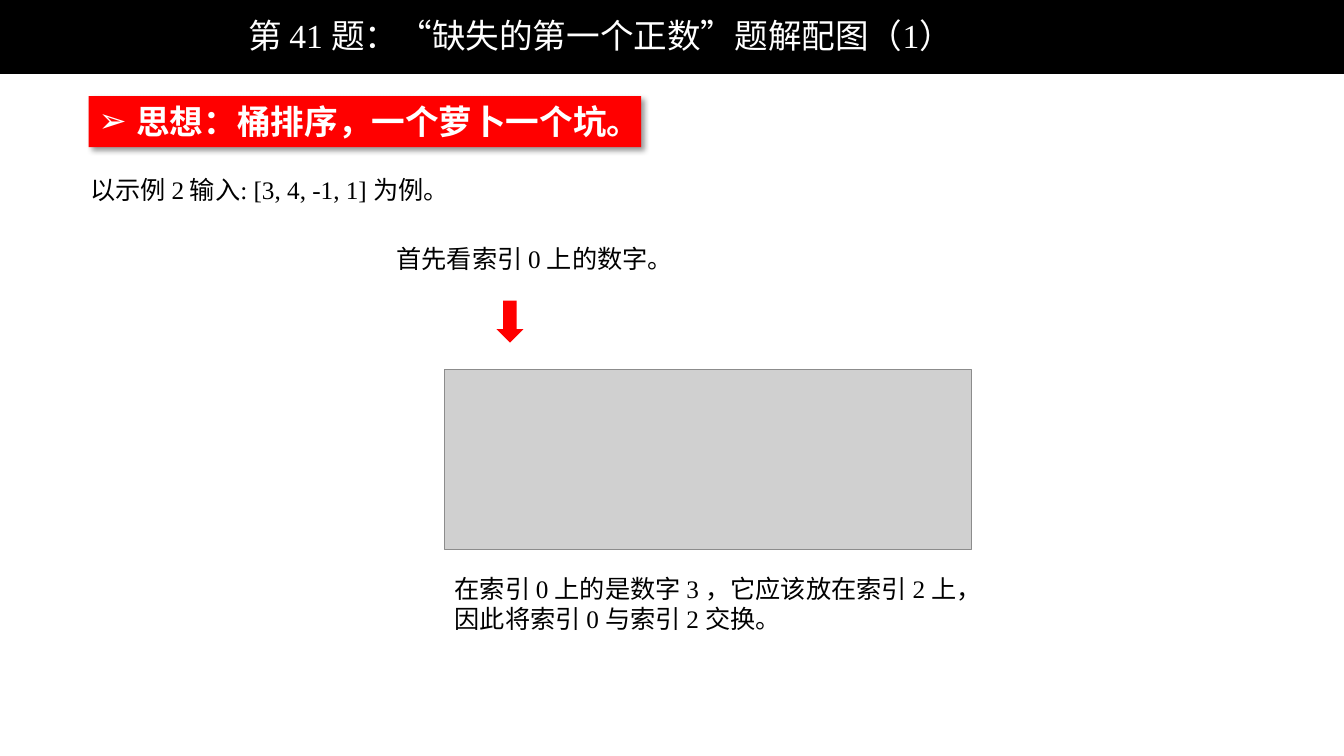
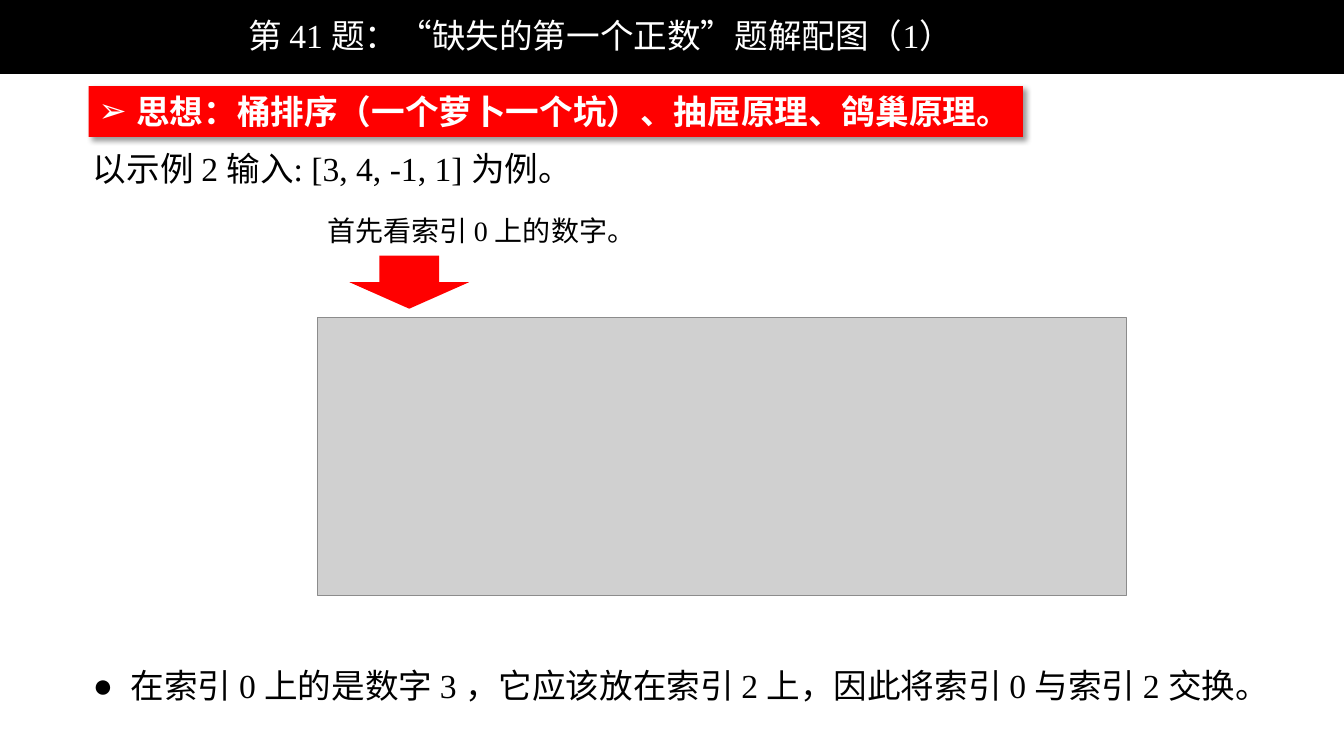
Before and after one commit to liweiwei1419/LeetCode-Solution-PPT, a slide deck: slide 1 of 0001-0100/LeetCode 第 41 题：“缺失的第一个正数”题解配图.pptx. Drawn at 1344x756 pixels with LibreOffice and Linux fonts; fonts in the diff are those of the drawing; grey boxes stand for pictures; background and template pictures are left out. Boxes give left, top, right and bottom in pixels: in the first picture for what was removed or moved away, otherwise in the second. Text is boxed around its words. In the diff, an @@ line names an element or a change of style, - is before the commit and + after.

```diff
--- a/0001-0100/LeetCode 第 41 题：“缺失的第一个正数”题解配图.pptx
+++ b/0001-0100/LeetCode 第 41 题：“缺失的第一个正数”题解配图.pptx
@@ rectangle "思想：桶排序（一个萝卜一个坑）、抽屉原理、鸽巢原理。": place and size @@
-rectangle "思想：桶排序（一个萝卜一个坑）、抽屉原理、鸽巢原理。" at [89, 97, 641, 147]
+rectangle "思想：桶排序（一个萝卜一个坑）、抽屉原理、鸽巢原理。" at [89, 86, 1023, 136]
@@ text in rectangle at [136, 95, 1010, 128]: text changed @@
-➢ 思想：桶排序，一个萝卜一个坑。
+➢ 思想：桶排序（一个萝卜一个坑）、抽屉原理、鸽巢原理。
@@ text "以示例 2 输入: [3, 4, ...": place and size @@
-text "以示例 2 输入: [3, 4, ..." at [90, 178, 449, 203]
+text "以示例 2 输入: [3, 4, ..." at [93, 153, 572, 186]
@@ text "以示例 2 输入: [3, 4, ..." at [93, 153, 572, 186]: size 18 to 24 pt; font Calibri to Times New Roman in "以示例 输入: 为例。" @@
@@ text "首先看索引 0 上的数字。": place and size @@
-text "首先看索引 0 上的数字。" at [396, 246, 673, 270]
+text "首先看索引 0 上的数字。" at [327, 217, 635, 244]
@@ text "首先看索引 0 上的数字。" at [327, 217, 635, 244]: size 18 to 20 pt @@
@@ down arrow: place and size @@
-down arrow at [497, 300, 524, 343]
+down arrow at [350, 256, 470, 310]
@@ picture: place and size @@
-picture at [445, 369, 971, 549]
+picture at [318, 318, 1126, 596]
@@ text "在索引 0 上的是数字 3 ，它应该放在索引 ...": place and size @@
-text "在索引 0 上的是数字 3 ，它应该放在索引 ..." at [455, 576, 981, 630]
+text "在索引 0 上的是数字 3 ，它应该放在索引 ..." at [131, 669, 1269, 702]
@@ text "在索引 0 上的是数字 3 ，它应该放在索引 ..." at [131, 669, 1269, 702]: size 18 to 24 pt; bullet none to ● @@
```
Also in this commit, not shown: 7 other slides changed.
